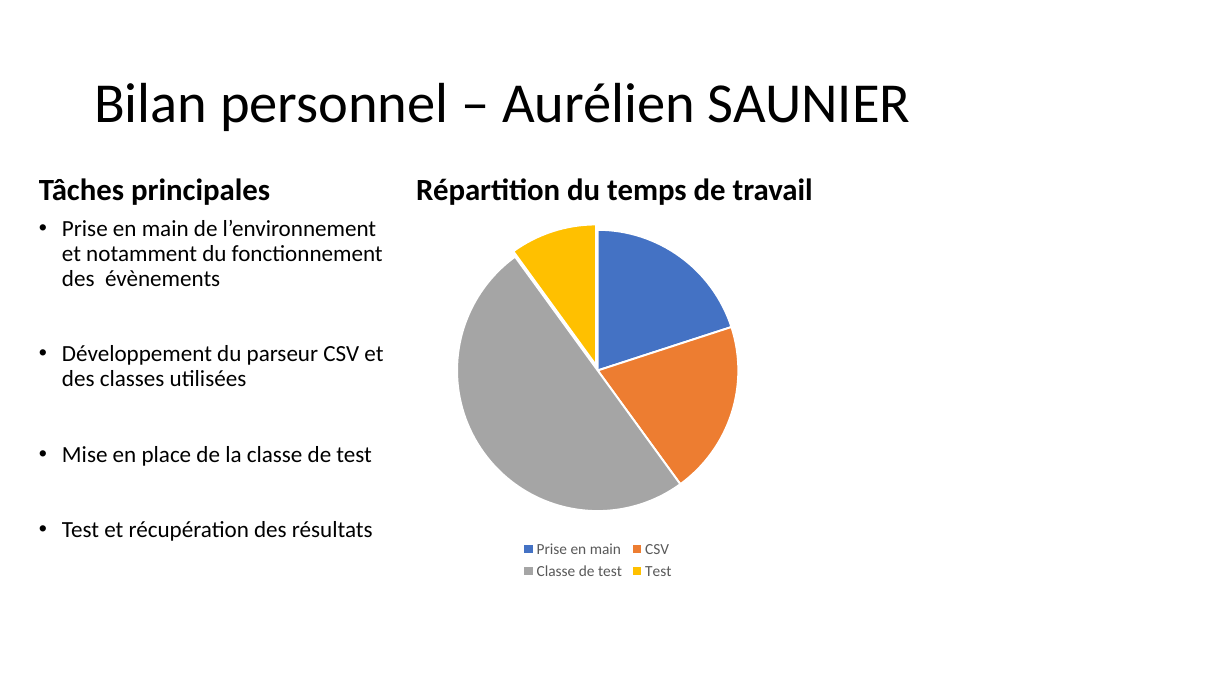
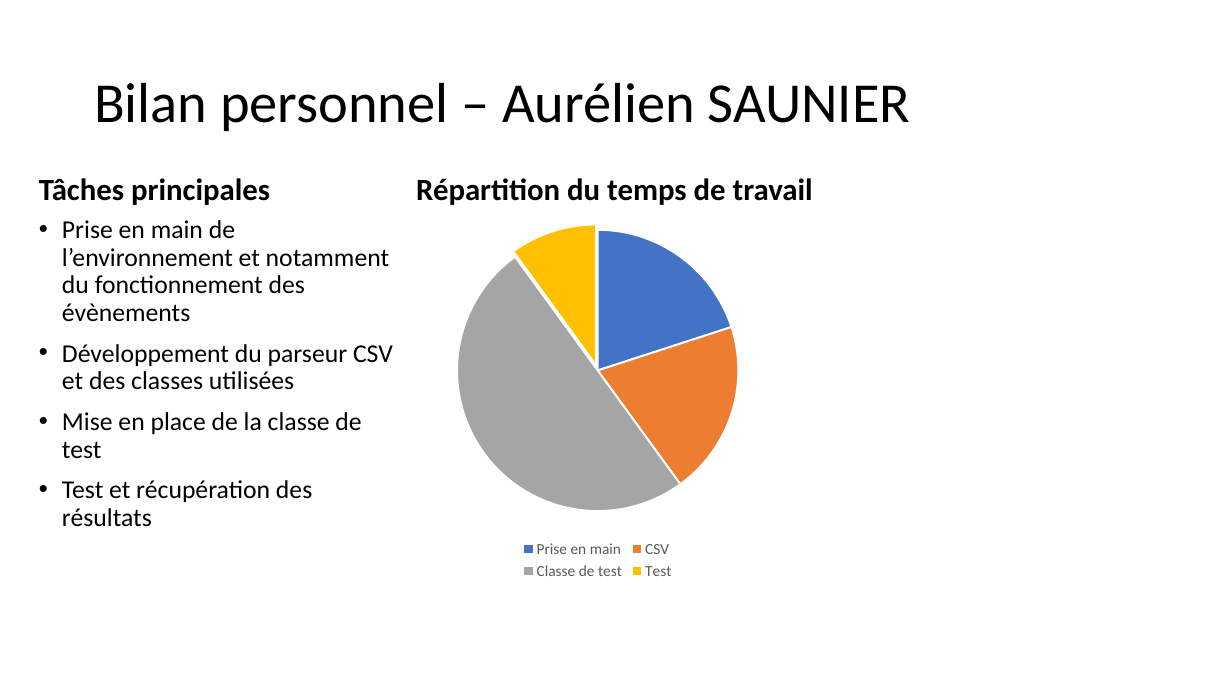
Before and after one commit to PorteAntoine/IHM_PEPPER_CPE2017, a slide deck: slide 23 of Rapport/Diapo_ihm_pepper.pptx. Drawn at 1232x693 pixels with LibreOffice and Linux fonts; fonts in the diff are those of the drawing; background and template pictures are left out. Boxes give left, top, right and bottom in pixels: in the first picture for what was removed or moved away, otherwise in the second. Text is boxed around its words. In the diff, an @@ line names an element or a change of style, - is before the commit and + after.

```diff
--- a/Rapport/Diapo_ihm_pepper.pptx
+++ b/Rapport/Diapo_ihm_pepper.pptx
@@ text "Prise en main de l’environnement ..." at box(62, 220, 393, 527): size 18 to 20 pt @@
```
Also in this commit, not shown: 9 other slides changed, 3 slides added, 1 slide removed.
